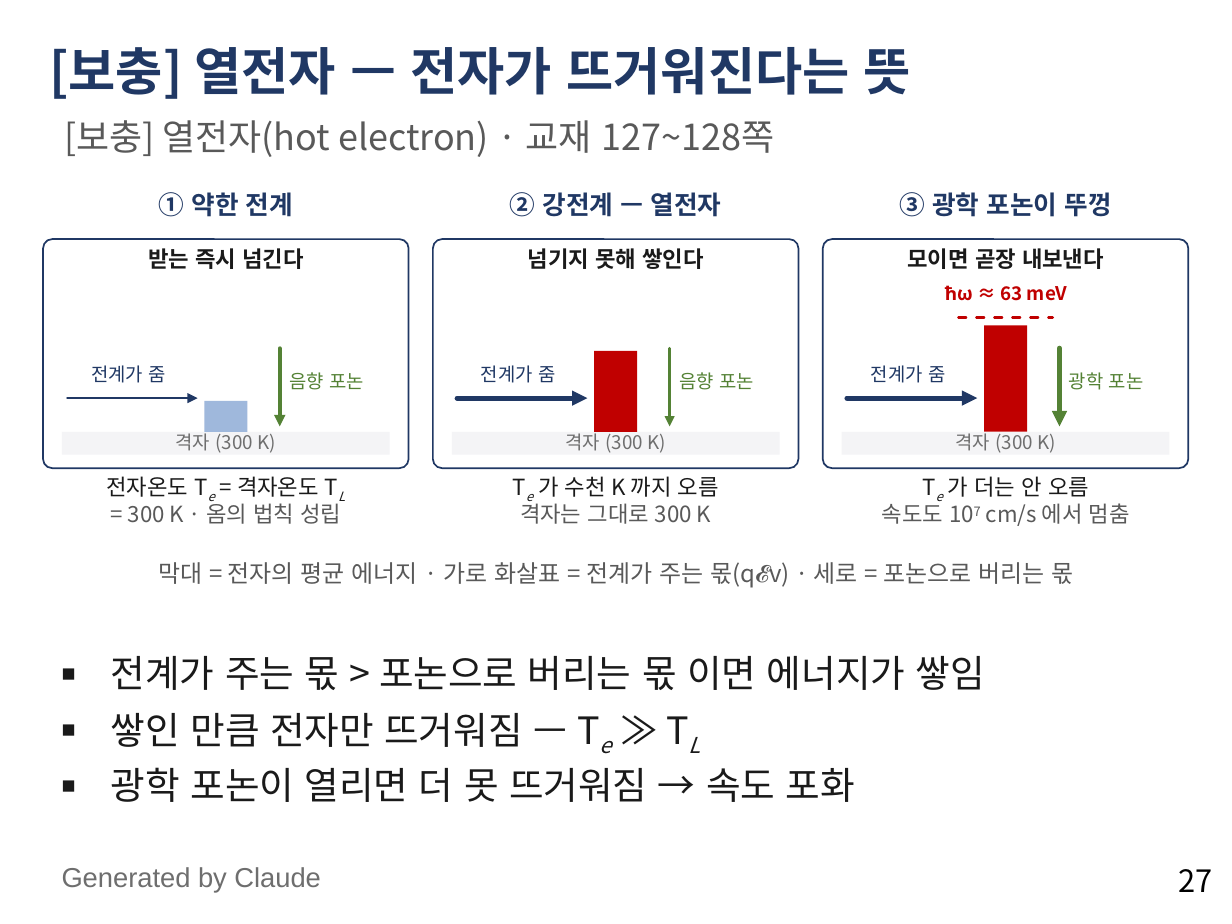
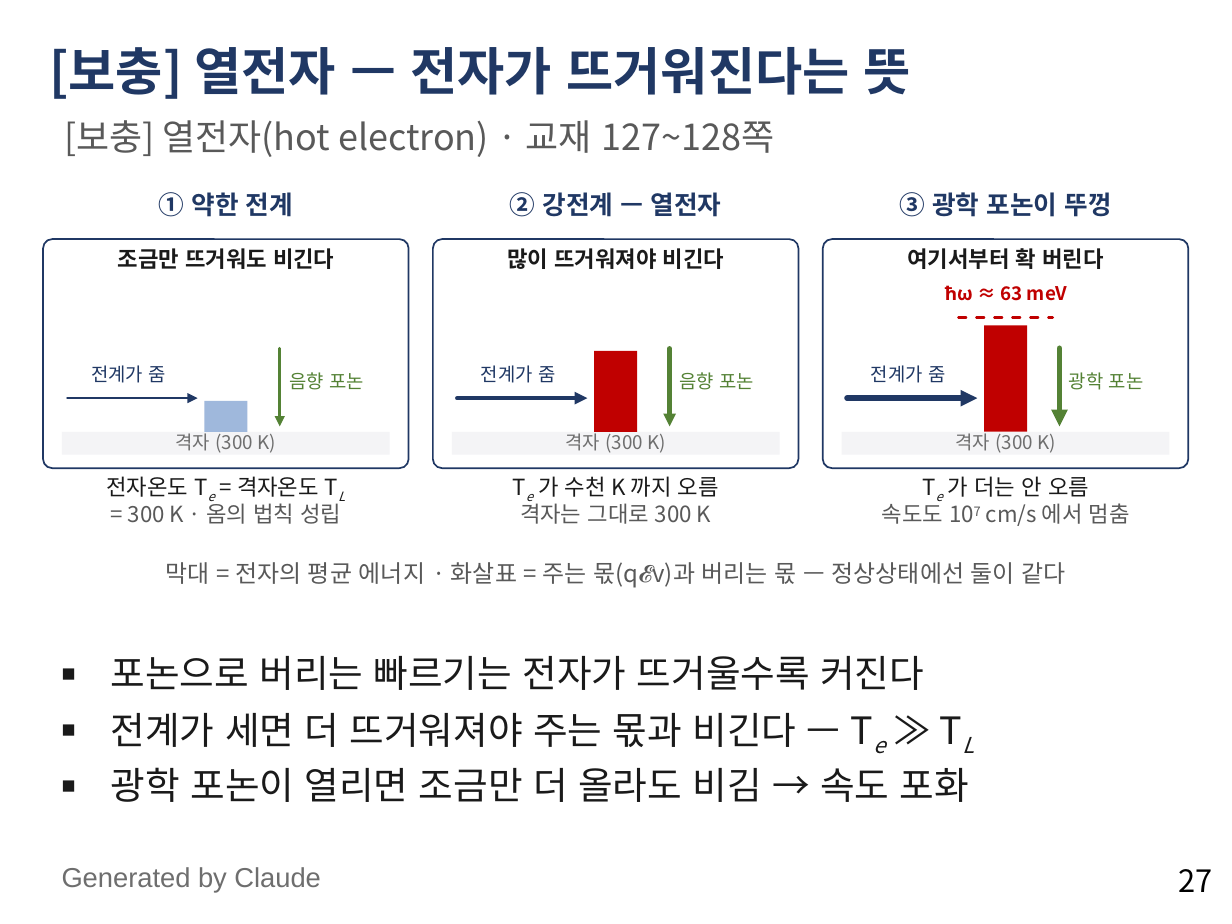
Before and after one commit to abcd8180/3A, a slide deck: slide 27 of 물리전자공학_3장_4강_전계에서의_표동과_이동도.pptx. Drawn at 1232x924 pixels with LibreOffice and Linux fonts; fonts in the diff are those of the drawing. Boxes give left, top, right and bottom in pixels: in the first picture for what was removed or moved away, otherwise in the second. Text is boxed around its words. In the diff, an @@ line names an element or a change of style, - is before the commit and + after.

```diff
--- a/물리전자공학_3장_4강_전계에서의_표동과_이동도.pptx
+++ b/물리전자공학_3장_4강_전계에서의_표동과_이동도.pptx
@@ text at box(118, 248, 334, 269): text changed @@
-받는 즉시 넘긴다
+조금만 뜨거워도 비긴다
@@ text at box(508, 248, 724, 269): text changed @@
-넘기지 못해 쌓인다
+많이 뜨거워져야 비긴다
@@ text at box(908, 248, 1104, 269): text changed @@
-모이면 곧장 내보낸다
+여기서부터 확 버린다
@@ arrow (280, 349) - (280, 426): stroke #548235 2.25 pt to #548235 1.5 pt @@
@@ arrow (670, 349) - (670, 426): stroke #548235 1.5 pt to #548235 2.5 pt @@
@@ arrow (457, 398) - (588, 398): stroke #203864 3 pt to #203864 2.5 pt @@
@@ text at box(165, 562, 1066, 588): text changed @@
-막대 = 전자의 평균 에너지 · 가로 화살표 = 전계가 주는 몫(q𝓔v) · 세로 = 포논으로 버리는 몫
+막대 = 전자의 평균 에너지 · 화살표 = 주는 몫(q𝓔v)과 버리는 몫 — 정상상태에선 둘이 같다
@@ text at box(111, 656, 969, 802): text changed @@
-■ 전계가 주는 몫 > 포논으로 버리는 몫 이면 에너지가 쌓임
-■ 쌓인 만큼 전자만 뜨거워짐 — Te ≫ TL
-■ 광학 포논이 열리면 더 못 뜨거워짐 → 속도 포화
+■ 포논으로 버리는 빠르기는 전자가 뜨거울수록 커진다
+■ 전계가 세면 더 뜨거워져야 주는 몫과 비긴다 — Te ≫ TL
+■ 광학 포논이 열리면 조금만 더 올라도 비김 → 속도 포화
```
Also in this commit, not shown: 4 other slides changed.
